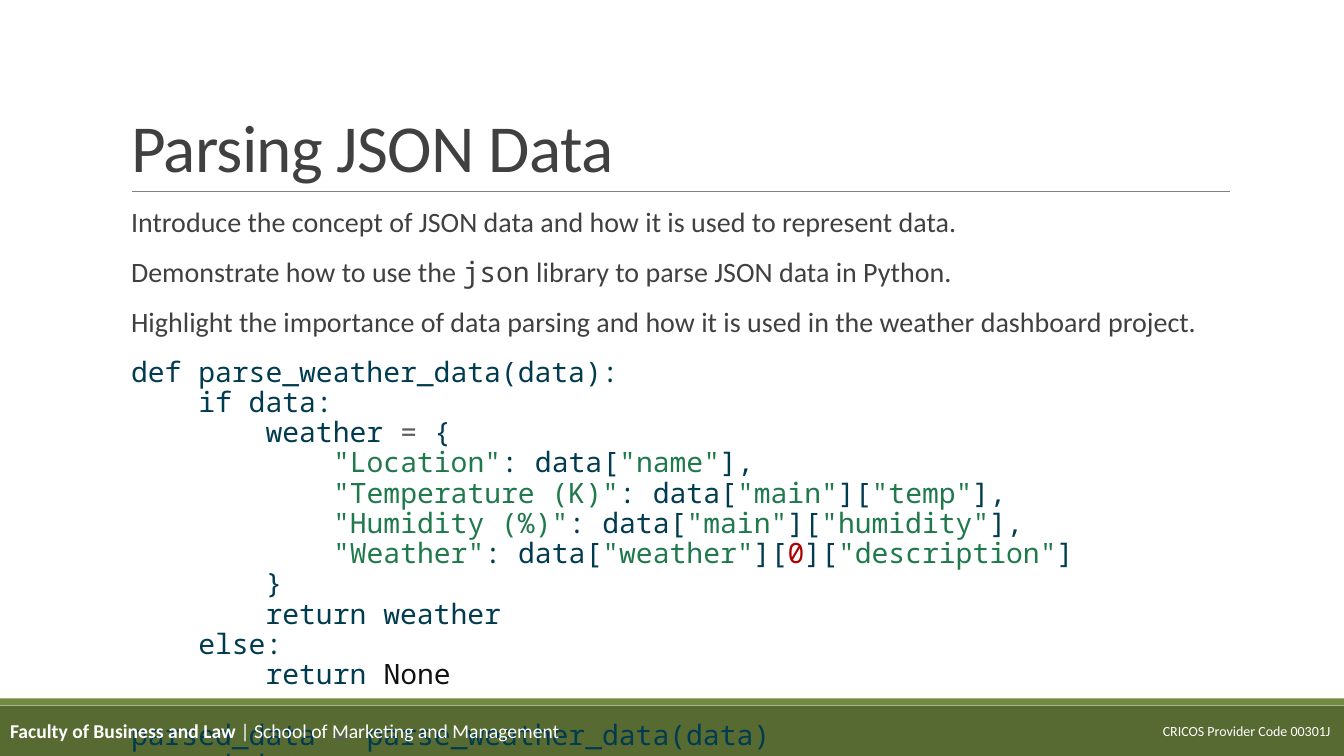
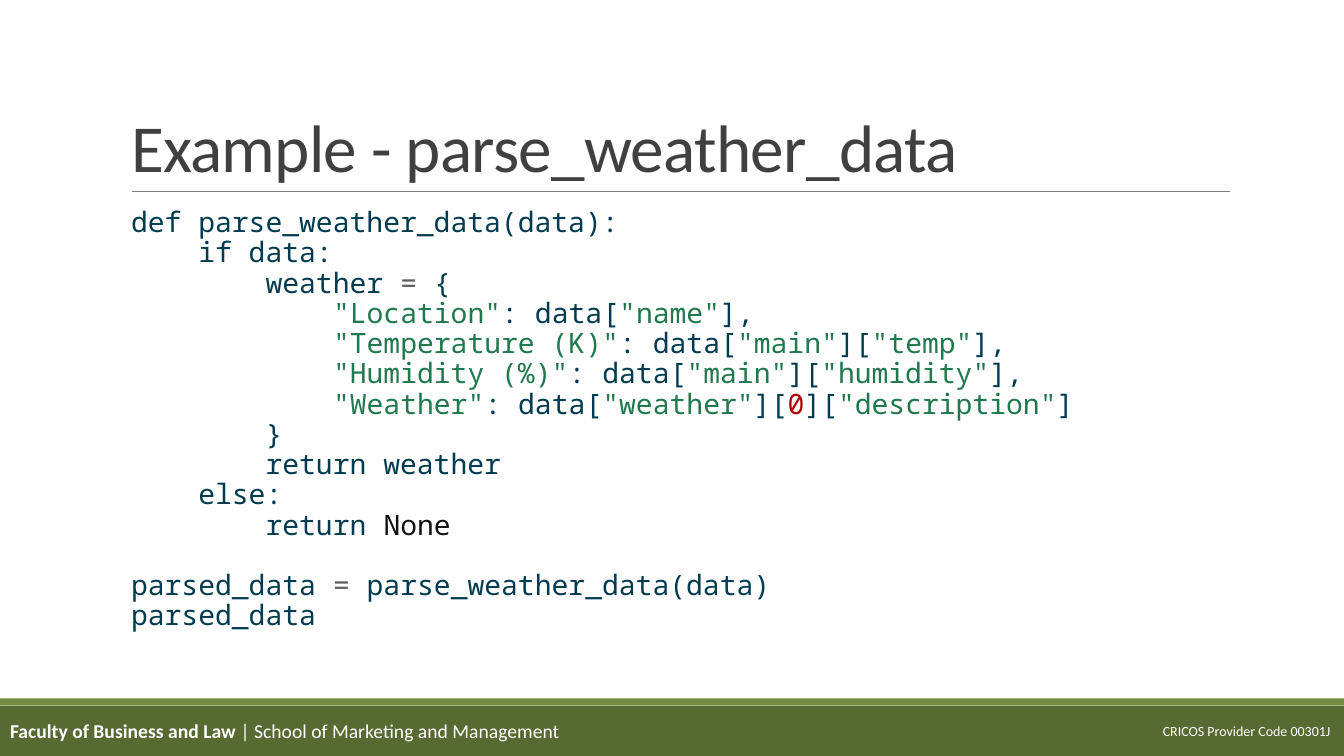
Before and after one commit to teaching-repositories/weather-dashboard-source, a slide deck: slide 11 of slides/02_fetching_data.pptx (slide 7 before the commit). Drawn at 1344x756 pixels with LibreOffice and Linux fonts; fonts in the diff are those of the drawing; background and template pictures are left out. Boxes give left, top, right and bottom in pixels: in the first picture for what was removed or moved away, otherwise in the second. Text is boxed around its words. In the diff, an @@ line names an element or a change of style, - is before the commit and + after.

```diff
--- a/slides/02_fetching_data.pptx
+++ b/slides/02_fetching_data.pptx
@@ title at [131,125,958,183]: text changed @@
-Parsing JSON Data
+Example - parse_weather_data
@@ text at [131,212,1196,337]: paragraphs removed @@
-  Introduce the concept of JSON data and how it is used to represent data.
-  Demonstrate how to use the json library to parse JSON data in Python.
-  Highlight the importance of data parsing and how it is used in the weather dashboard project.
```
Also in this commit, not shown: 5 other slides changed, 6 slides added, 44 other files.
